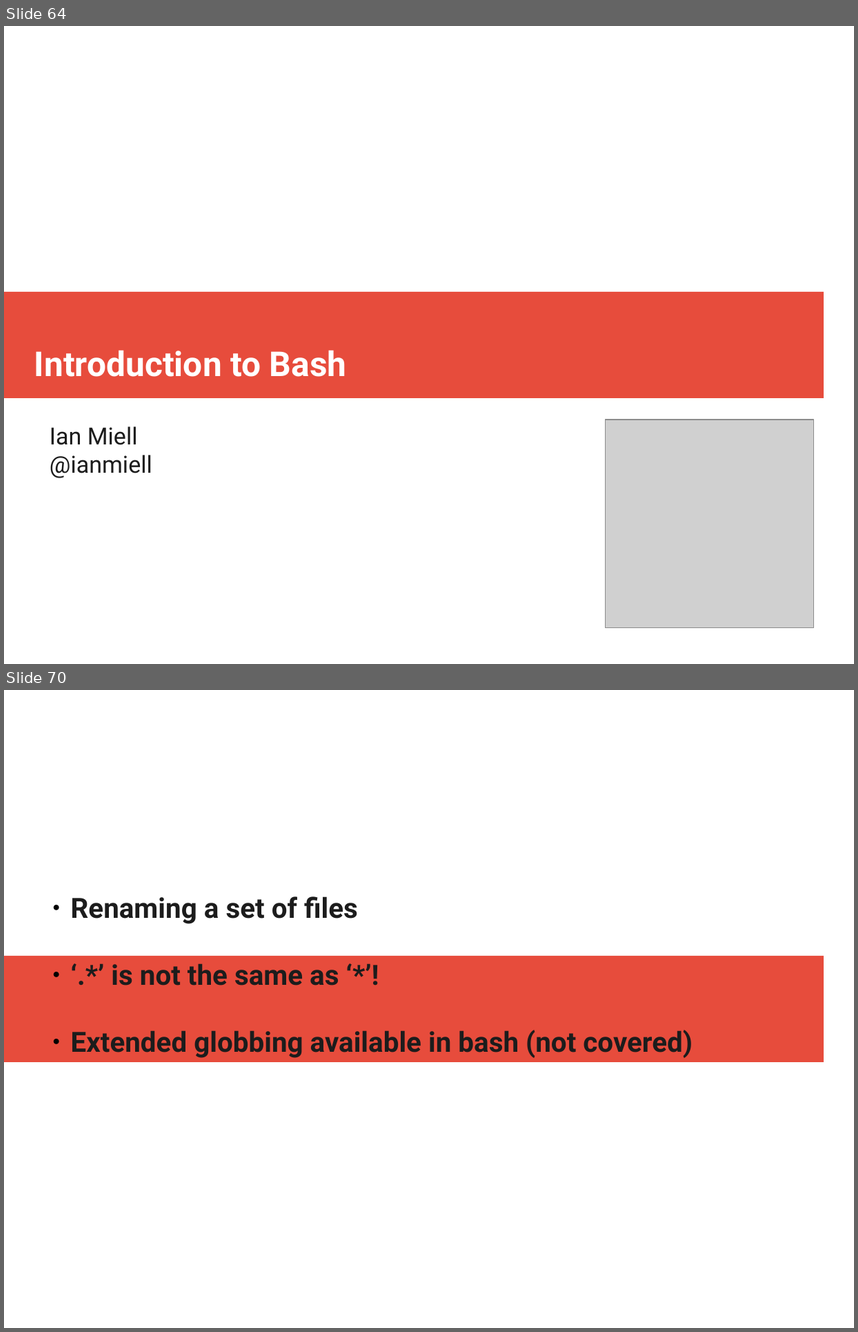
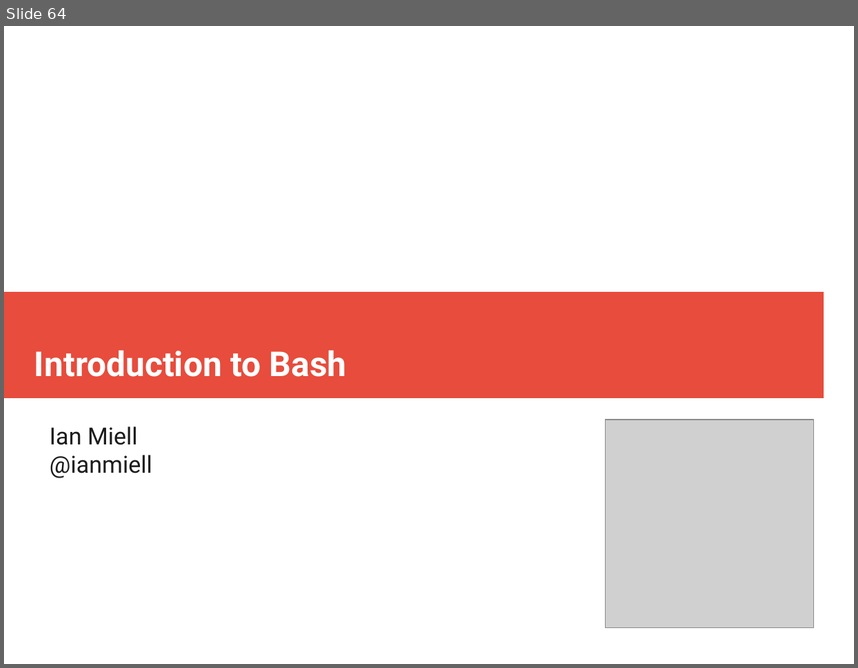
Before and after one commit to ianmiell/introduction-to-bash, a slide deck: slides/introduction_to_bash.pptx. Shown one above the other, each under a label of ours: slides 64 and 70 before the commit, slide 64 after it; the slides between them are not shown. The pictures are 858x1332 and 858x668 pixels, drawn with LibreOffice and Linux fonts; fonts in the diff are those of the drawing; grey boxes stand for pictures. Boxes give left, top, right and bottom in pixels: in the first picture for what was removed or moved away, otherwise in the second. Text is boxed around its words. In the diff, an @@ line names an element or a change of style, - is before the commit and + after.

```diff
--- a/slides/introduction_to_bash.pptx
+++ b/slides/introduction_to_bash.pptx
@@ slide 70 removed at box(4, 690, 854, 1328), background #FFFFFF; not listed: 1 template element that a slide beside it also shows @@
@@ text removed at box(71, 896, 693, 1058) @@
-  ● Renaming a set of files
-  ● ‘.*’ is not the same as ‘*’!
-  ● Extended globbing available in bash (not covered)
```
Also in this commit, not shown: 27 other slides removed, 1 other file.
